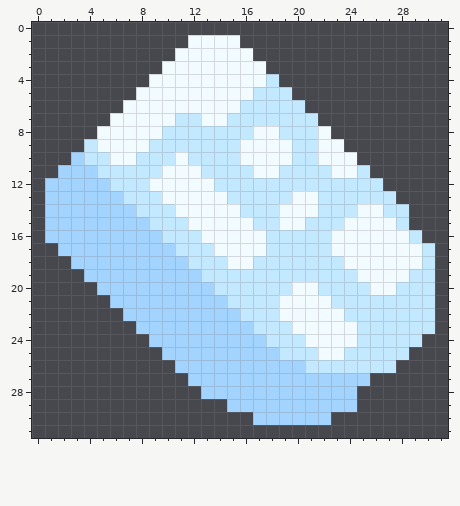
Edited in one commit: pixel-art sprite (sprites/items/rawos.png). The picture above is the old version.
The file is 32x32 pixels.
New version:
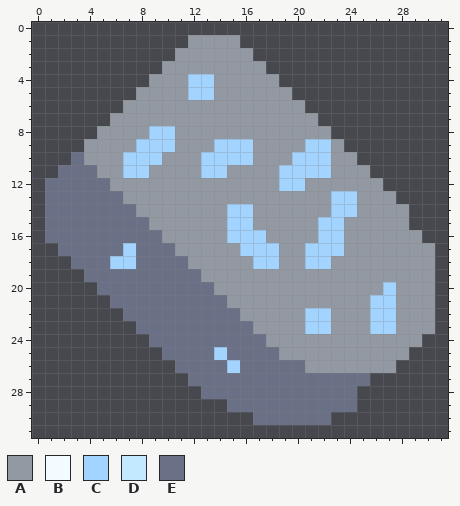
Palette (. is transparent): A #9399a3  B #f2fbff  C #a3d3ff  D #c2e9ff  E #6a7085
Changes in this commit:
Changed rows in their new state; - is an unchanged pixel.
first column x 1:
 1 -----------AAAA---------------
 2 ----------AAAAAA--------------
 3 ---------AAAAAAAA-------------
 4 --------AAACCAAAAA------------
 5 -------AAAACCAAAAAA-----------
 6 ------AAAAAAAAAAAAAA----------
 7 -----AAAAAAAAAAAAAAAA---------
 8 ----AAAACCAAAAAAAAAAAA--------
 9 ---AAAACCCAAACCCAAAACCA-------
10 --EAAACCCAAACCCCAAACCCAA------
11 -EEEAACCAAAACCAAAACCCCAAA-----
12 EEEEEAAAAAAAAAAAAACCAAAAAA----
13 EEEEEEAAAAAAAAAAAAAAAACCAAA---
14 EEEEEEEAAAAAAACCAAAAAACCAAAA--
15 EEEEEEEEAAAAAACCAAAAACCAAAAA--
16 EEEEEEEEEAAAAACCCAAAACCAAAAAA-
17 -EEEEE-EEEAAAAACCCAACCCAAAAAAA
18 --EEE--EEEEAAAAACCAACCAAAAAAAA
19 ---EEEEEEEEEAAAAAAAAAAAAAAAAAA
20 ----EEEEEEEEEAAAAAAAAAAAAACAAA
21 -----EEEEEEEEEAAAAAAAAAAACCAAA
22 ------EEEEEEEEEAAAAACCAAACCAAA
23 -------EEEEEEEEEAAAACCAAACCAAA
24 --------EEEEEEEEEAAAAAAAAAAAA-
25 ---------EEEE-EEEEAAAAAAAAAA--
26 ----------EEEE-EEEEEAAAAAAA---
27 -----------EEEEEEEEEEEEEE-----
28 ------------EEEEEEEEEEEE------
29 --------------EEEEEEEEEE------
30 ----------------EEEEEE--------
Boxes around the changes in both pictures, in picture pixels (x1, y1, x2, y2):
changed: (45, 35, 435, 425)
